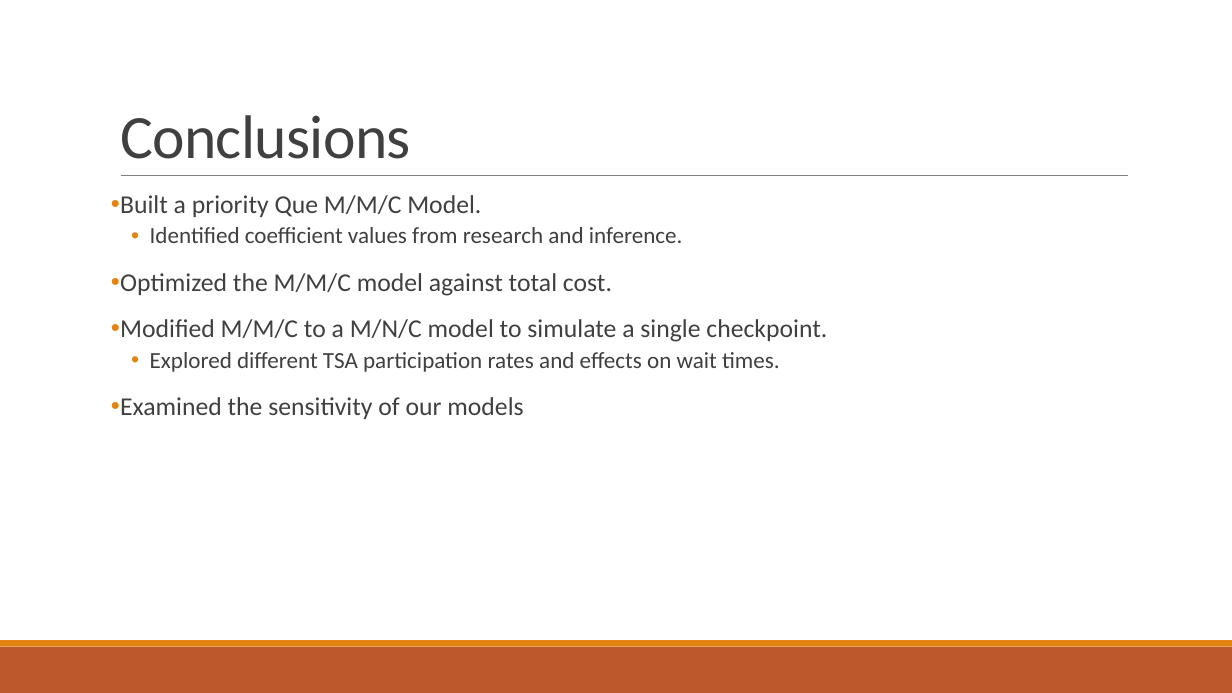
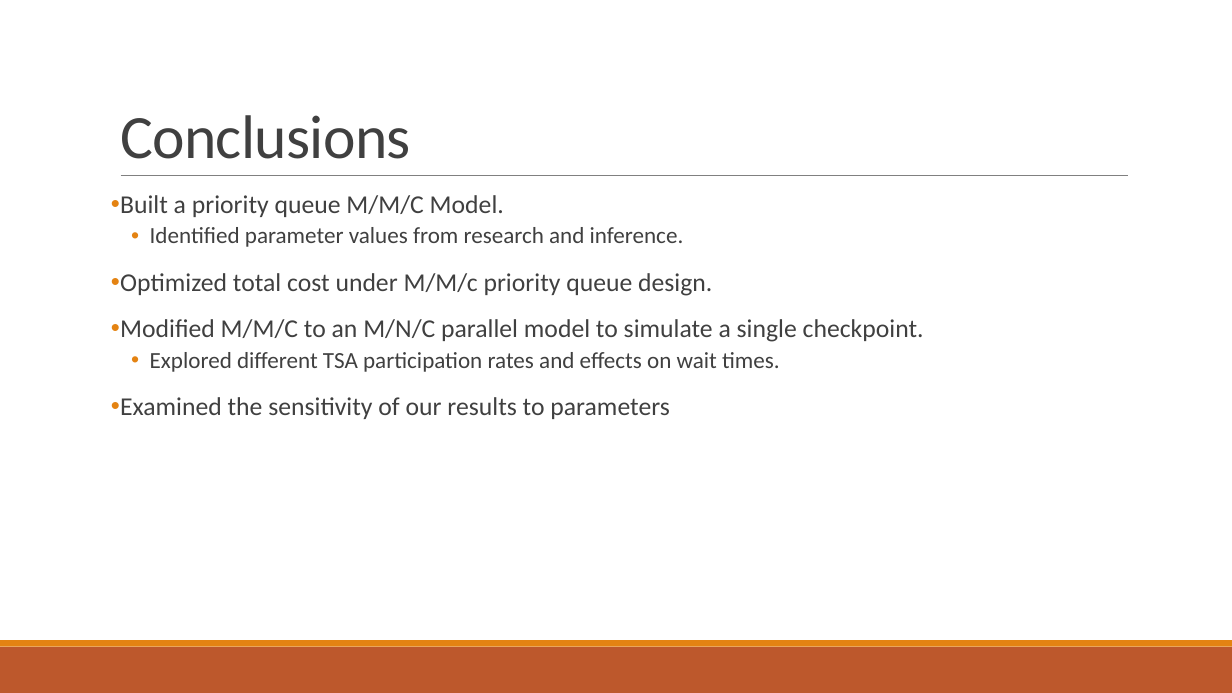
Before and after one commit to kayleeisokay/AM115_HW, a slide deck: slide 15 of Group Project 2/Analysis of Airport Security With Queuing Theory.pptx. Drawn at 1232x693 pixels with LibreOffice and Linux fonts; fonts in the diff are those of the drawing. Boxes give left, top, right and bottom in pixels: in the first picture for what was removed or moved away, otherwise in the second. Text is boxed around its words. In the diff, an @@ line names an element or a change of style, - is before the commit and + after.

Commit message:
Add files via upload
fixed typos

```diff
--- a/Group Project 2/Analysis of Airport Security With Queuing Theory.pptx
+++ b/Group Project 2/Analysis of Airport Security With Queuing Theory.pptx
@@ text at (120, 195, 924, 342): text changed @@
-• Built a priority Que M/M/C Model.
-  • Identified coefficient values from research and inference.
-• Optimized the M/M/C model against total cost.
-• Modified M/M/C to a M/N/C model to simulate a single checkpoint.
+• Built a priority queue M/M/C Model.
+  • Identified parameter values from research and inference.
+• Optimized total cost under M/M/c priority queue design.
+• Modified M/M/C to an M/N/C parallel model to simulate a single checkpoint.
@@ text at (120, 397, 669, 419): text changed @@
-• Examined the sensitivity of our models
+• Examined the sensitivity of our results to parameters
```
Also in this commit, not shown: 10 other slides changed.
